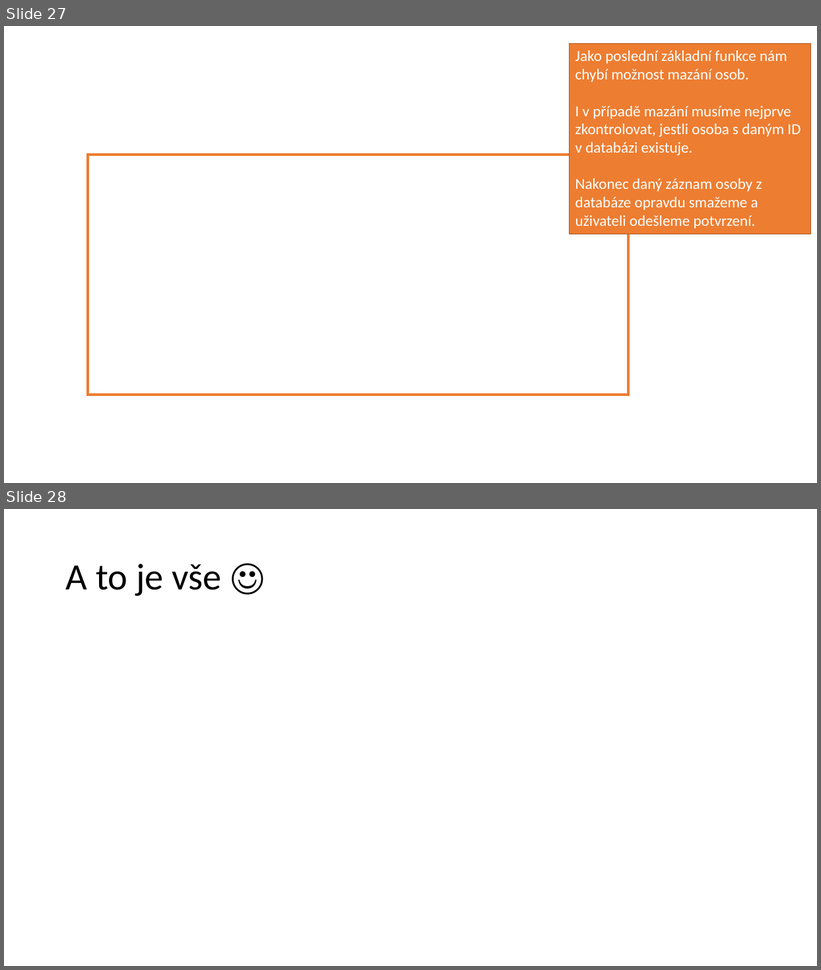
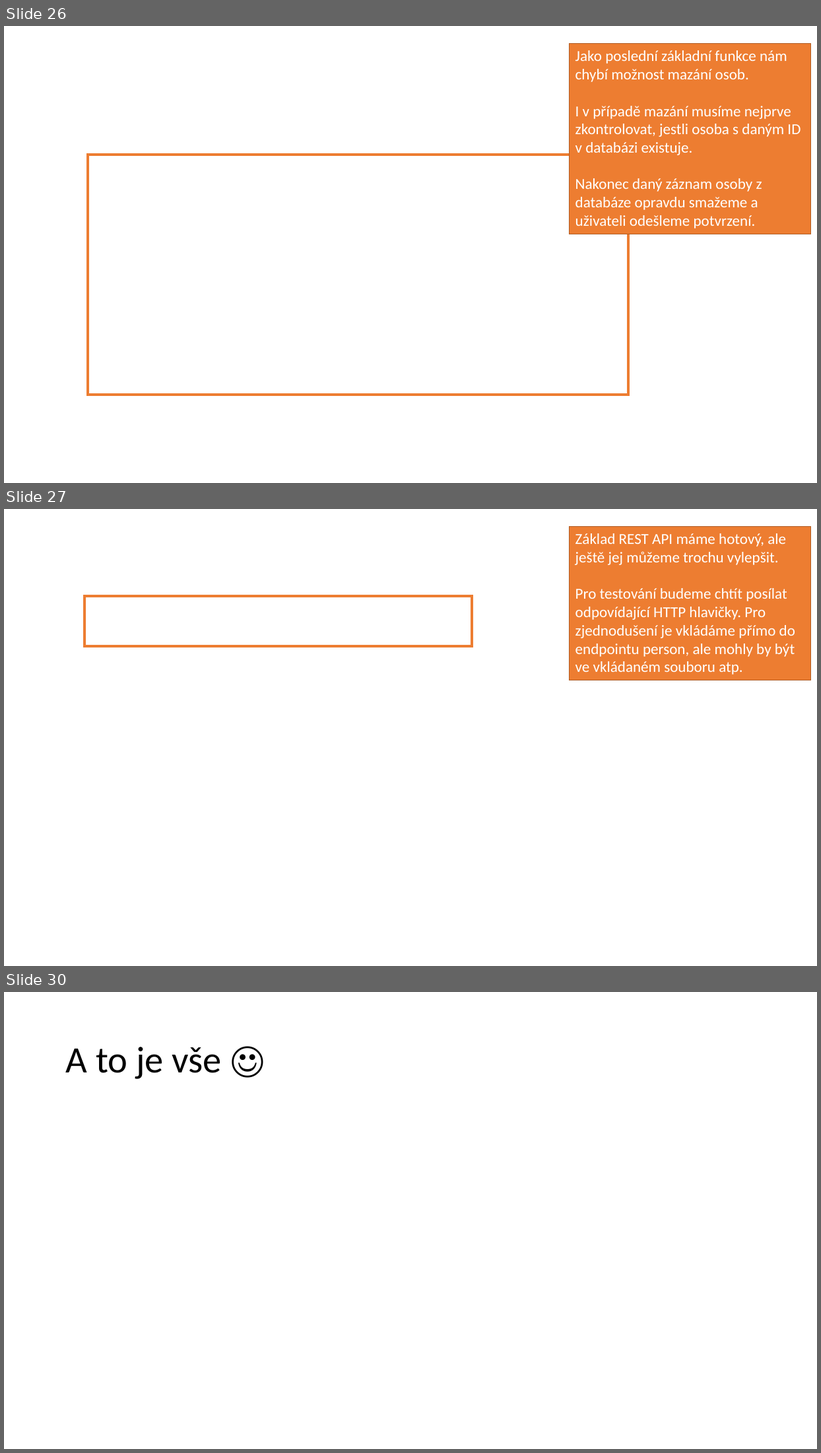
Before and after one commit to 4iz278/cviceni, a slide deck: 15-rest-api/15-api-persons/prezentace-postup-vyvoje-rest-api.pptx. Shown one above the other, each under a label of ours: slides 27 and 28 before the commit, slides 26, 27 and 30 after it; the slides between them are not shown. The pictures are 821x970 and 821x1453 pixels, drawn with LibreOffice and Linux fonts; fonts in the diff are those of the drawing; background and template pictures are left out. Boxes give left, top, right and bottom in pixels: in the first picture for what was removed or moved away, otherwise in the second. Text is boxed around its words. In the diff, an @@ line names an element or a change of style, - is before the commit and + after.

```diff
--- a/15-rest-api/15-api-persons/prezentace-postup-vyvoje-rest-api.pptx
+++ b/15-rest-api/15-api-persons/prezentace-postup-vyvoje-rest-api.pptx
@@ slide 27 added at box(4, 509, 817, 966), background picture (left out) @@
@@ rectangle added at box(570, 526, 811, 680), fill #ED7D31, outline #AF5C24 1 pt, 18 pt, text #FFFFFF @@
+Základ REST API máme hotový, ale ještě jej můžeme trochu vylepšit.
+Pro testování budeme chtít posílat odpovídající HTTP hlavičky. Pro zjednodušení je vkládáme přímo do endpointu person, ale mohly by být ve vkládaném souboru atp.
@@ rectangle added at box(85, 596, 472, 646), outline #ED7D31 3 pt @@
@@ what was slide 27 is now slide 26 @@
@@ what was slide 28 is now slide 30 @@
```
Also in this commit, not shown: 3 slides changed, 2 other slides added, 1 slide removed, 24 other files.
